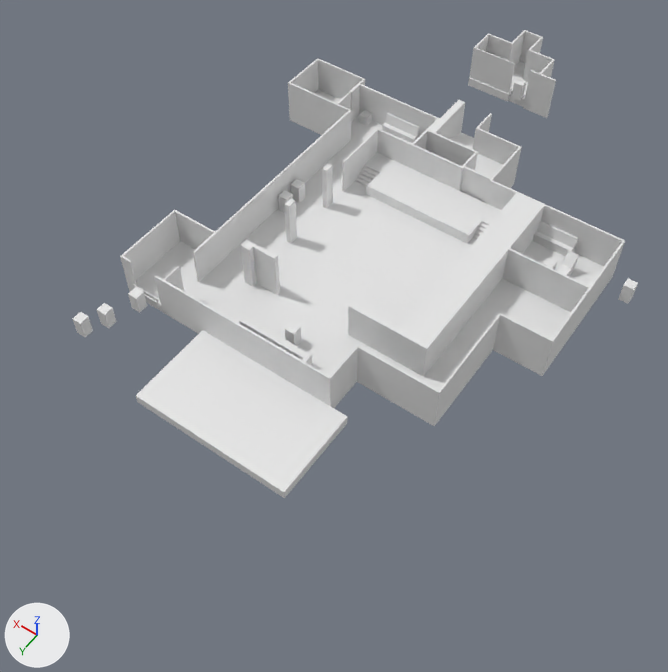
An edit to the Blender file Blender/11 island_music_club.blend, drawn before and after from the same camera.
Before and after are seen from a 50 mm lens placed at (-12.9, 63.7, 65.7), pointed at (18.7, 19.4, -3.8). Lighting does not change. The marker at lower left points along +X, +Y and +Z. The picture after the commit comes second.

The older version as bpy lines, for what is in view:
```python
me_cube_032 = bpy.data.meshes.new('Cube.032')
me_cube_032.from_pydata(...)  # a box spanning x -1.5..1.5, y -10.4..10.4, z -2.5..2.5
me_cube_032.materials.append(mat_material)  # white #e7e7e7
me_cube_110 = bpy.data.meshes.new('Cube.110')
me_cube_110.from_pydata(...)  # a box spanning x -8.0..8.0, y -8.0..0.8, z -0.5..0.5
me_cube_110.materials.append(mat_material)  # white #e7e7e7
me_cube_114 = bpy.data.meshes.new('Cube.114')
me_cube_114.from_pydata(...)  # a box spanning x -0.1..0.1, y 7.1..14.5, z -2.5..2.5
me_cube_114.materials.append(mat_material)  # white #e7e7e7
ob_cube_031 = bpy.data.objects.new('Cube.031', me_cube_032)
ob_cube_031.location = (9.5, 10.2, 1.5)
ob_cube_105 = bpy.data.objects.new('Cube.105', me_cube_110)
ob_cube_105.location = (19.0, 36.2, -0.5)
ob_cube_109 = bpy.data.objects.new('Cube.109', me_cube_114)
ob_cube_109.location = (36.1, 13.7, 1.5)
# also in view: 'Cube.106' at (33.6, 24.6, -0.5); 'Cube.024' at (4.0, 10.5, -0.5); 'Cube.007' at (19.0, 2.5, 0.0); 'Cube.103' at (17.5, -17.9, 1.5); 'Cube.029' at (9.0, 24.1, 1.5)
```
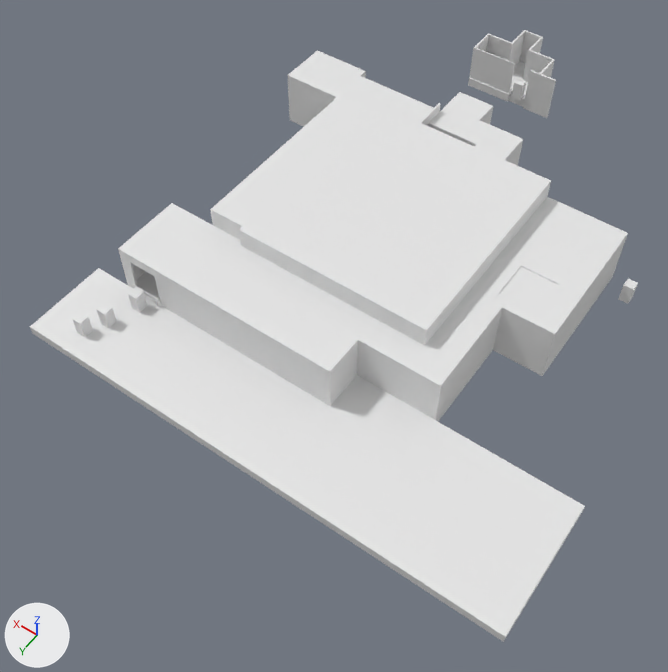
Location of each change, (x1, y1, x2, y2) in pixels of the pictures (668 x 672 px):
'Cube.105', moved, rescaled (150% wider, 122% taller)
    before: (136, 330, 348, 498)
    after: (30, 268, 562, 642)
'Cube.124', added
    after: (239, 103, 551, 338)
'Cube.119', added
    after: (118, 203, 376, 379)
'Cube.132', added
    after: (331, 375, 585, 550)
'Cube.031', moved, rescaled (mostly hidden afterwards)
    before: (399, 192, 545, 373)
    after: (431, 190, 549, 337)
'Cube.133', added
    after: (500, 197, 628, 302)
'Cube.123', added
    after: (210, 91, 375, 240)
'Cube.120', added
    after: (358, 319, 461, 393)
'Cube.121', added
    after: (428, 291, 502, 366)
'Cube.126', added
    after: (288, 50, 366, 102)
'Cube.127', added
    after: (333, 76, 433, 122)
'Cube.122', added
    after: (470, 283, 562, 341)
'Cube.136', added
    after: (499, 267, 559, 313)
'Cube.125', added
    after: (249, 243, 429, 345)
'Cube.130', added
    after: (428, 106, 493, 146)
'Cube.134', added
    after: (539, 285, 583, 331)
'Cube.129', added
    after: (474, 126, 523, 162)
'Cube.135', added
    after: (477, 255, 521, 293)
'Cube.131', added
    after: (446, 92, 493, 122)
'Cube.046', unchanged, covered by the edit
    before: (278, 186, 471, 334)
'Cube.032', unchanged, covered by the edit
    before: (188, 263, 375, 376)
'Cube.040', unchanged, covered by the edit
    before: (193, 111, 351, 282)
'Cube.007', unchanged, covered by the edit
    before: (366, 160, 494, 243)

Edits to the bpy script that builds the scene:
```text
Change me_cube_032:
    remove me_cube_032.from_pydata(...)  # 8 vertices, 6 faces; spans x -1.5..1.5, y -10.4..10.4, z -2.5..2.5
    add me_cube_032.from_pydata(...)  # 8 vertices, 6 faces; spans x -1.5..1.5, y -10.4..10.4, z -2.5..4.5
    me_cube_032 part 1: the whole mesh is scaled about its middle by (1, 1, 1.4), then moved by (0.0, 0.0, 1.0)
Change me_cube_110:
    remove me_cube_110.from_pydata(...)  # 8 vertices, 6 faces; spans x -8.0..8.0, y -8.0..0.8, z -0.5..0.5
    add me_cube_110.from_pydata(...)  # 8 vertices, 6 faces; spans x -28.0..21.0, y -8.0..0.8, z -0.5..0.5
    me_cube_110 part 2: the whole mesh is scaled about its middle by (3.06, 1, 1), then moved by (-3.5, 0.0, 0.0)
Add ob_cube_136:
    ob_cube_136 = bpy.data.objects.new('Cube.136', me_cube_146)  # a box spanning x -1.0..2.8, y -3.0..1.0, z 0.9..1.0
    ob_cube_136.location = (3.0, 12.0, 3.9)
Add ob_cube_135:
    ob_cube_135 = bpy.data.objects.new('Cube.135', me_cube_135)  # a box spanning x 11.0..13.2, y -4.7..-0.7, z -0.5..0.5; in mat_material (white #e7e7e7)
    ob_cube_135.location = (-5.2, 13.7, 4.5)
Add ob_cube_134:
    ob_cube_134 = bpy.data.objects.new('Cube.134', me_cube_135.copy())
    ob_cube_134.location = (-11.2, 13.7, 4.5)
Add ob_cube_133:
    ob_cube_133 = bpy.data.objects.new('Cube.133', me_cube_133)  # a box spanning x 11.0..19.2, y -1.7..7.5, z -0.5..0.5; in mat_material (white #e7e7e7)
    ob_cube_133.location = (-11.2, 1.5, 4.5)
Add ob_cube_132:
    ob_cube_132 = bpy.data.objects.new('Cube.132', me_cube_132)  # a box spanning x -0.8..21.0, y -3.2..0.8, z -0.5..0.5; in mat_material (white #e7e7e7)
    ob_cube_132.location = (-8.2, 27.4, -0.5)
Add ob_cube_131:
    ob_cube_131 = bpy.data.objects.new('Cube.131', me_cube_131)  # a box spanning x 9.4..13.4, y -5.3..-2.5, z -0.5..0.5; in mat_material (white #e7e7e7)
    ob_cube_131.location = (9.4, -3.7, 4.5)
Add ob_cube_130:
    ob_cube_130 = bpy.data.objects.new('Cube.130', me_cube_130)  # a box spanning x 9.4..15.0, y -5.9..-2.5, z -0.5..0.5; in mat_material (white #e7e7e7)
    ob_cube_130.location = (7.8, -0.3, 4.5)
Add ob_cube_129:
    ob_cube_129 = bpy.data.objects.new('Cube.129', me_cube_129)  # a box spanning x 9.4..12.8, y -5.9..0.1, z -0.5..0.5; in mat_material (white #e7e7e7)
    ob_cube_129.location = (4.4, -0.3, 4.5)
Add ob_cube_127:
    ob_cube_127 = bpy.data.objects.new('Cube.127', me_cube_127)  # a box spanning x 9.4..19.2, y -4.9..0.1, z -0.5..0.5; in mat_material (white #e7e7e7)
    ob_cube_127.location = (13.6, -0.3, 4.5)
Add ob_cube_126:
    ob_cube_126 = bpy.data.objects.new('Cube.126', me_cube_126)  # a box spanning x 12.8..19.2, y -5.9..-0.5, z -0.5..0.5; in mat_material (white #e7e7e7)
    ob_cube_126.location = (20.0, -0.3, 4.5)
Add ob_cube_125:
    ob_cube_125 = bpy.data.objects.new('Cube.125', me_cube_125)  # a box spanning x -18.2..0.3, y -0.2..0.2, z 2.5..3.5; in mat_material (white #e7e7e7)
    ob_cube_125.location = (26.2, 21.2, 2.5)
Add ob_cube_124:
    ob_cube_124 = bpy.data.objects.new('Cube.124', me_cube_124)  # a box spanning x -24.5..-5.0, y -18.2..3.5, z -0.5..0.5; in mat_material (white #e7e7e7)
    ob_cube_124.location = (32.5, 18.0, 6.5)
Add ob_cube_123:
    ob_cube_123 = bpy.data.objects.new('Cube.123', me_cube_055)  # a box spanning x -9.2..-5.5, y -17.5..3.5, z -0.5..2.5; in mat_material (white #e7e7e7)
    ob_cube_123.location = (36.7, 17.5, 4.5)
Add ob_cube_122:
    ob_cube_122 = bpy.data.objects.new('Cube.122', me_cube_054)  # a box spanning x 11.0..19.2, y -1.7..-0.5, z -0.5..0.5; in mat_material (white #e7e7e7)
    ob_cube_122.location = (-11.2, 14.7, 4.5)
Add ob_cube_121:
    ob_cube_121 = bpy.data.objects.new('Cube.121', me_cube_049)  # a box spanning x 11.0..14.2, y -7.3..-0.5, z -0.5..0.5; in mat_material (white #e7e7e7)
    ob_cube_121.location = (-6.2, 21.5, 4.5)
Add ob_cube_120:
    ob_cube_120 = bpy.data.objects.new('Cube.120', me_cube_039)  # a box spanning x 6.2..14.2, y -3.7..-0.5, z -0.5..0.5; in mat_material (white #e7e7e7)
    ob_cube_120.location = (-1.4, 24.7, 4.5)
Add ob_cube_119:
    ob_cube_119 = bpy.data.objects.new('Cube.119', me_cube_010)  # a box spanning x -9.2..14.2, y -3.7..3.5, z -0.5..0.5; in mat_material (white #e7e7e7)
    ob_cube_119.location = (22.0, 24.7, 4.5)
```
